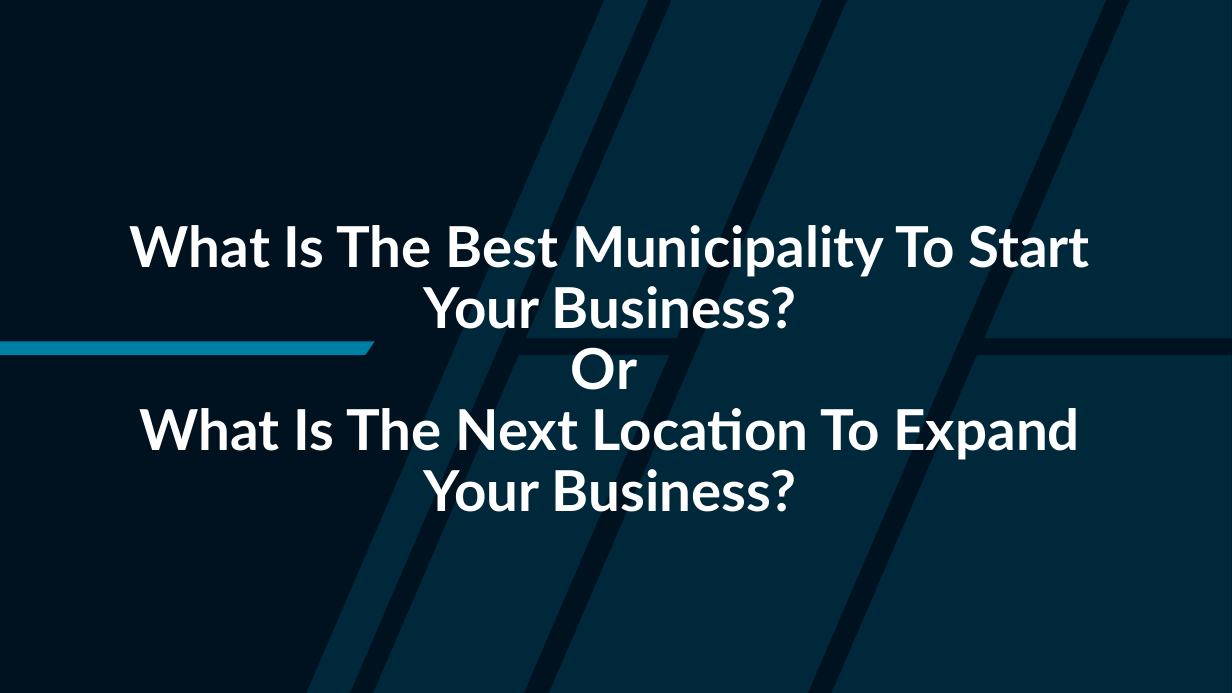
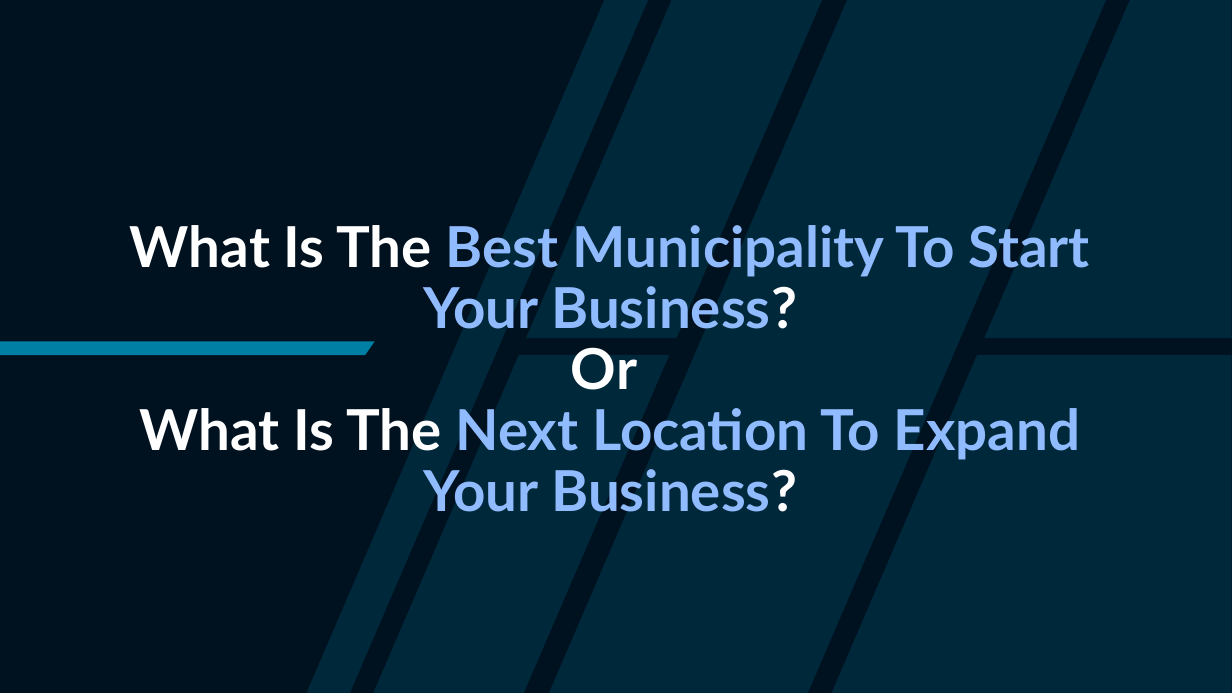
Before and after one commit to Ldave01/Best_Place_For_Business, a slide deck: slide 2 of Analyzing Business Location in Haiti.pptx (slide 4 before the commit). Drawn at 1232x693 pixels with LibreOffice and Linux fonts; fonts in the diff are those of the drawing. Boxes give left, top, right and bottom in pixels: in the first picture for what was removed or moved away, otherwise in the second. Text is boxed around its words. In the diff, an @@ line names an element or a change of style, - is before the commit and + after.

```diff
--- a/Analyzing Business Location in Haiti.pptx
+++ b/Analyzing Business Location in Haiti.pptx
@@ title "What Is The Best Municipality ..." at (x1=130, y1=225, x2=1089, y2=512): text colour #FFFFFF to #91BBFF in "Best Municipality To Start Your Business? Next ..." @@
```
Also in this commit, not shown: 8 other slides changed, 3 slides added, 7 slides removed.
